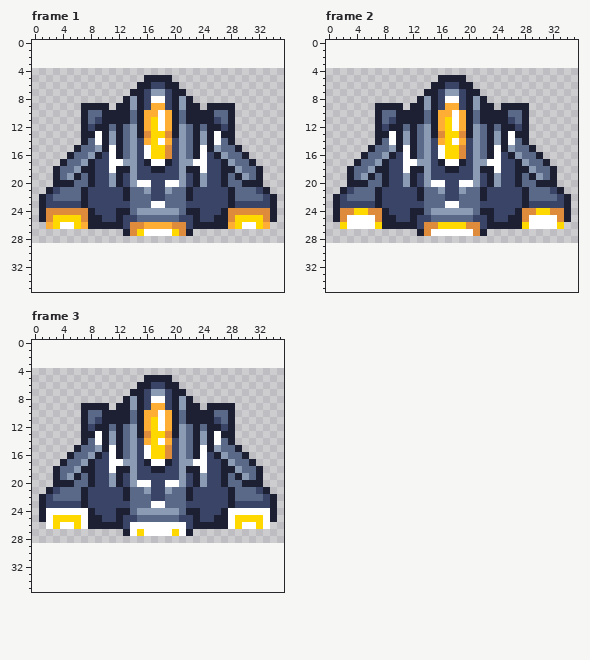
Edited in one commit: pixel-art file (public/sprites/spaceship.aseprite). Above: the version before the commit.
36x25 pixels, 3 frames. Shown: frame 1, frame 2, frame 3. The old version is drawn lined up with the new one, on the new canvas. The commit also changed other frames, which this record leaves out.
After:
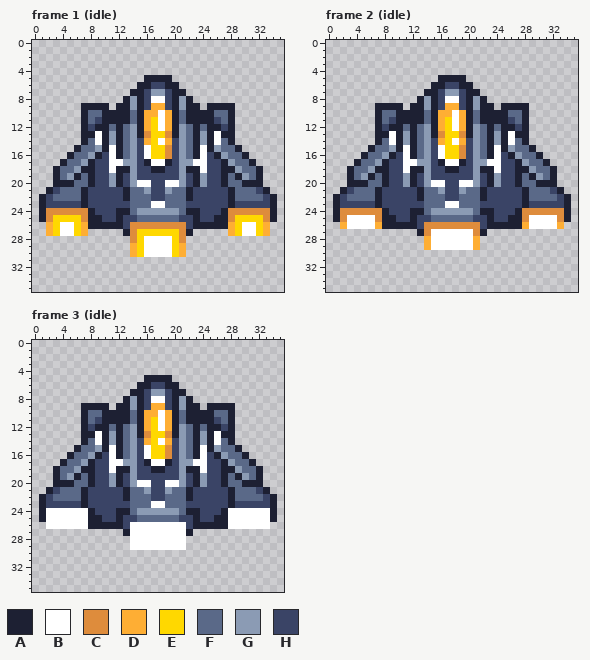
Palette (. is transparent): A #1d2033  B #ffffff  C #de8c3c  D #feae34  E #ffd800  F #5a6988  G #8b9bb4  H #3a4466
The exact change:
{"change": "canvas 36x25 -> 36x36, the old top-left corner now at 0,4"}
{"where": "frame 1 (idle)"}
{"frame":1,"y":26,"x":16,"old":"DDDD","new":"CCCC"}
{"frame":1,"y":27,"x":2,"old":"......","new":"DEBBED"}
{"frame":1,"y":27,"x":16,"old":"BBBB","new":"EEEE"}
{"frame":1,"y":27,"x":28,"old":"......","new":"DEBBED"}
{"frame":1,"y":28,"x":14,"old":"........","new":"CEBBBBEC"}
{"frame":1,"y":29,"x":14,"old":"........","new":"DEBBBBED"}
{"frame":1,"y":30,"x":14,"old":"........","new":"DEBBBBED"}
{"where": "frame 2 (idle)"}
{"frame":2,"y":24,"x":4,"old":"EE","new":"CC"}
{"frame":2,"y":24,"x":30,"old":"EE","new":"CC"}
{"frame":2,"y":26,"x":2,"old":"E","new":"D"}
{"frame":2,"y":26,"x":7,"old":"E","new":"D"}
{"frame":2,"y":26,"x":16,"old":"EEEE","new":"CCCC"}
{"frame":2,"y":26,"x":28,"old":"E","new":"D"}
{"frame":2,"y":26,"x":33,"old":"E","new":"D"}
{"frame":2,"y":28,"x":14,"old":"........","new":"DBBBBBBD"}
{"frame":2,"y":29,"x":14,"old":"........","new":"DBBBBBBD"}
{"where": "frame 3 (idle)"}
{"frame":3,"y":25,"x":3,"old":"EEEE","new":"BBBB"}
{"frame":3,"y":25,"x":29,"old":"EEEE","new":"BBBB"}
{"frame":3,"y":26,"x":3,"old":"E","new":"B"}
{"frame":3,"y":26,"x":6,"old":"E","new":"B"}
{"frame":3,"y":26,"x":29,"old":"E","new":"B"}
{"frame":3,"y":26,"x":32,"old":"E","new":"B"}
{"frame":3,"y":27,"x":15,"old":"E","new":"B"}
{"frame":3,"y":27,"x":20,"old":"E","new":"B"}
{"frame":3,"y":28,"x":14,"old":"........","new":"BBBBBBBB"}
{"frame":3,"y":29,"x":14,"old":"........","new":"BBBBBBBB"}
